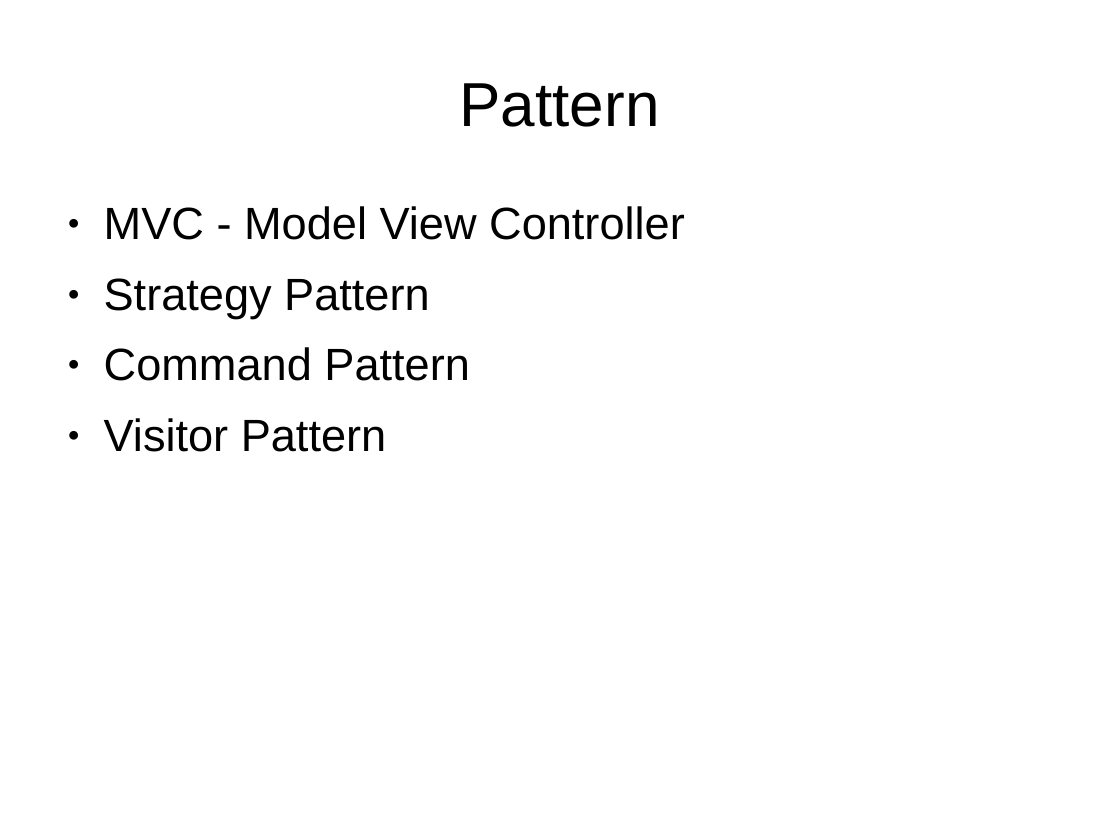
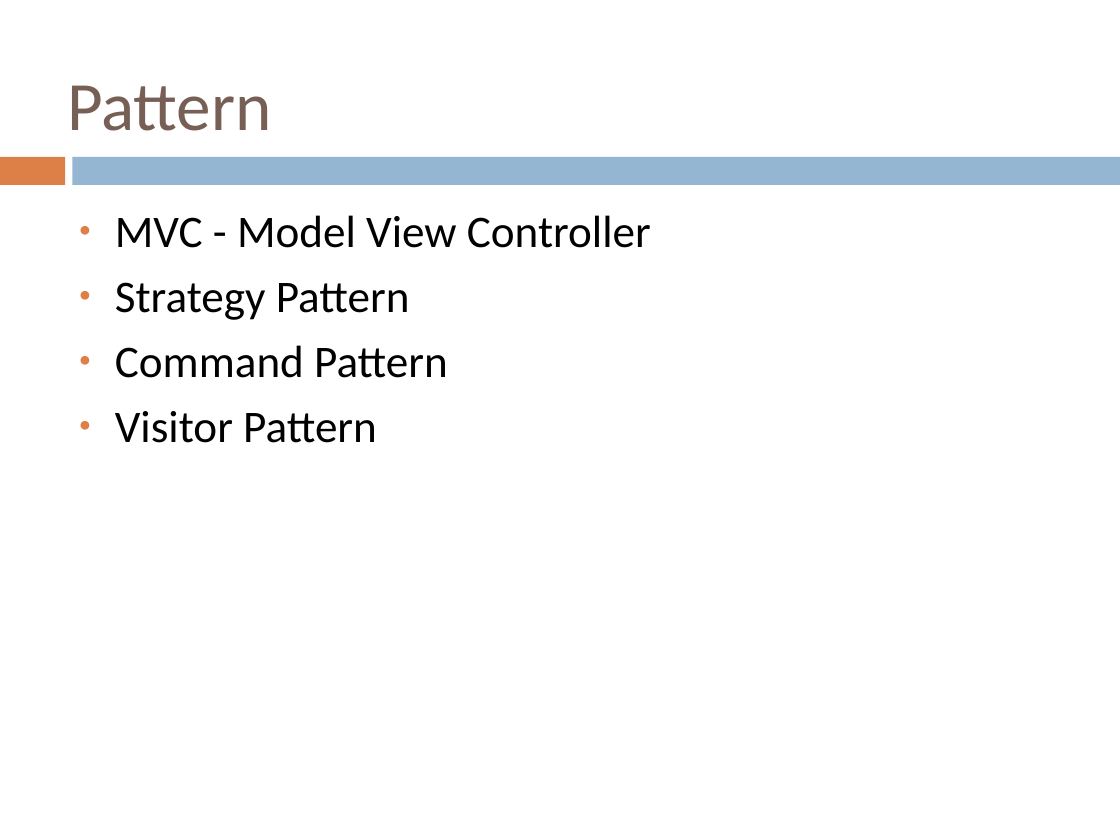
Before and after one commit to delsener/ch.zhaw.mdp.fallstudie, a slide deck: slide 10 of presentation/jmail_presentation.ppt (slide 7 before the commit). Drawn at 1120x840 pixels with LibreOffice and Linux fonts; fonts in the diff are those of the drawing; background and template pictures are left out. Boxes give left, top, right and bottom in pixels: in the first picture for what was removed or moved away, otherwise in the second. Text is boxed around its words. In the diff, an @@ line names an element or a change of style, - is before the commit and + after.

```diff
--- a/presentation/jmail_presentation.ppt
+++ b/presentation/jmail_presentation.ppt
@@ title "Pattern" at [67,85,271,131]: size 44 to 49 pt, font Arial to Calibri, text colour #000000 to #775F55; alignment centre to left; line spacing 0.93 to 1 @@
@@ rectangle added at [0,157,65,185], fill #DD8047 @@
@@ rectangle added at [72,157,1120,185], fill #94B6D2 @@
@@ text "MVC - Model View Controller" at [115,215,651,443]: font Arial to Calibri; line spacing 0.93 to 1; less space between paragraphs; bullet colour #000000 to #DD8047 @@
```
Also in this commit, not shown: 6 other slides changed, 5 slides added, 2 slides removed.
